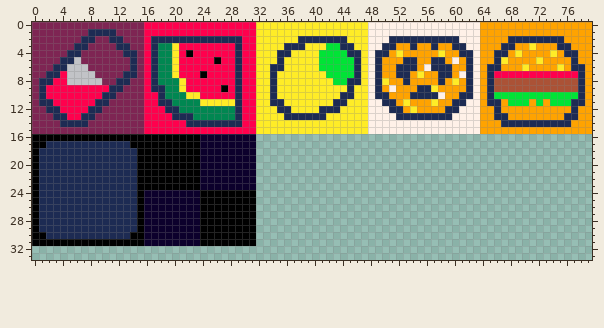
File history of a sprite sheet, graphics/tileset.png. Above is the file before it was changed.
The file is 80x48 pixels. Shown: x 0..79, y 0..33.
The same view after the edit:
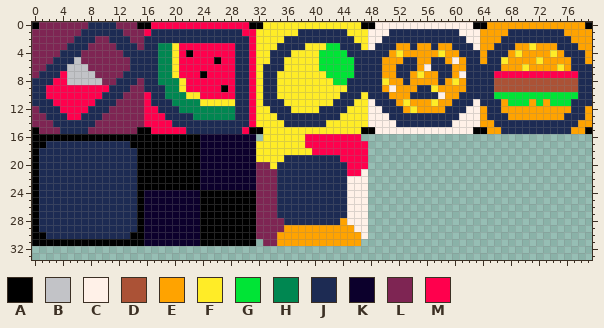
Palette (. is transparent): A #000000  B #c2c3c7  C #fff1e8  D #ab5236  E #ffa300  F #ffec27  G #00e436  H #008751  J #1d2b53  K #0c002c  L #7e2553  M #ff004d
Difference:
Colour C gives way to colour A in row 0 at x 48 and 63; in row 15 at x 48 and 63.
Colour E gives way to colour A in row 0 at x 64 and 79; in row 15 at x 64 and 79.
Colour F gives way to colour A in row 0 at x 32 and 47; in row 15 at x 32 and 47.
Colour L gives way to colour A in row 0 at x 0 and 15; in row 15 at x 0 and 15.
Colour M gives way to colour A in row 0 at x 16 and 31; in row 15 at x 16 and 31.
The edit adds colour C in row 21 at x 47; in rows 22 to 28 at x 45 to 47; in row 29 at x 46 to 47; in row 30 at x 47.
The edit adds colour E in row 28 at x 44; in row 29 at x 36 to 45; in rows 30 to 31 at x 35 to 46.
The edit adds colour F in row 16 at x 33 to 38; in row 17 at x 32 to 38; in row 18 at x 32 to 39; in row 19 at x 32 to 35; in row 20 at x 34.
The edit adds colour J in row 19 at x 36 to 43; in rows 20 to 27 at x 35 to 44; in row 28 at x 36 to 43.
Colour C gives way to colour J in row 1 at x 51 to 60; in row 2 at x 50 and 61; in row 3 at x 49 and 62; in rows 4 to 10 at x 48 and 63; in row 11 at x 49 and 62; in row 12 at x 50 and 61.
Colour C gives way to colour J in row 13 at x 51 and 60; in row 14 at x 52 to 59.
Colour E gives way to colour J in row 1 at x 68 to 75; in row 2 at x 67 and 76; in row 3 at x 66 and 77; in rows 4 to 5 at x 65 and 78; in rows 6 to 11 at x 64 and 79; in rows 12 to 13 at x 65 and 78.
Colour E gives way to colour J in row 14 at x 66 and 77; in row 15 at x 67 to 76.
Colour F gives way to colour J in row 1 at x 38 to 44; in row 2 at x 36 to 37 and 45; in row 3 at x 35 and 46; in rows 4 to 5 at x 34 and 47; in rows 6 to 8 at x 33 and 47; in row 9 at x 33 and 46 to 47.
Colour F gives way to colour J in row 10 at x 33 and 46; in row 11 at x 33 and 45; in row 12 at x 34 and 44; in row 13 at x 35 and 42 to 43; in row 14 at x 36 to 41.
Colour L gives way to colour J in row 0 at x 8 to 11; in row 1 at x 7 and 12; in row 2 at x 6 and 13; in row 3 at x 5 and 14; in row 4 at x 4 and 15; in row 5 at x 3 and 15.
Colour L gives way to colour J in row 6 at x 2 and 15; in row 7 at x 1 and 15; in row 8 at x 0 and 14; in row 9 at x 0 and 13; in row 10 at x 0 and 12; in row 11 at x 0 and 11.
Colour L gives way to colour J in row 12 at x 1 and 10; in row 13 at x 2 and 9; in row 14 at x 3 and 8; in row 15 at x 4 to 7.
Colour M gives way to colour J in row 1 at x 17 to 29; in rows 2 to 9 at x 16 and 30; in rows 10 to 11 at x 17 and 30; in row 12 at x 18 and 30; in row 13 at x 19 and 30; in row 14 at x 20 to 21 and 30.
Colour M gives way to colour J in row 15 at x 22 to 29.
The edit adds colour L in row 20 at x 32 to 33; in rows 21 to 27 at x 32 to 34; in rows 28 to 29 at x 32 to 35; in row 30 at x 32 to 34; in row 31 at x 33 to 34.
The edit adds colour M in row 16 at x 39 to 46; in row 17 at x 39 to 47; in row 18 at x 40 to 47; in row 19 at x 44 to 47; in row 20 at x 45 to 47; in row 21 at x 45 to 46.
Boxes around the changes in both pictures, in picture pixels (x1, y1, x2, y2):
changed: (32, 22, 592, 246)
